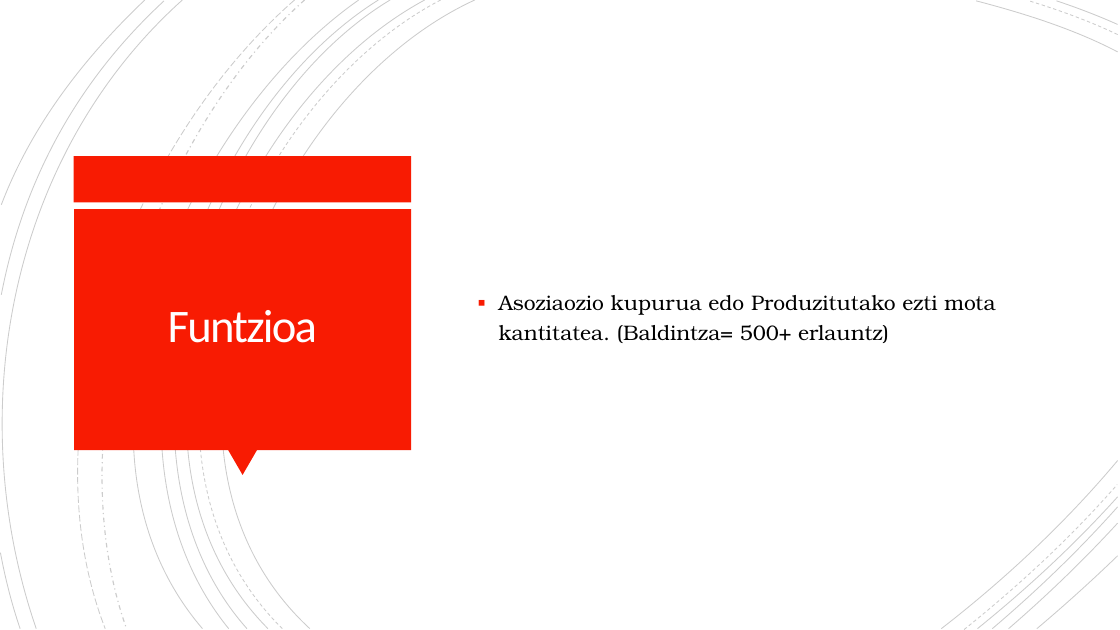
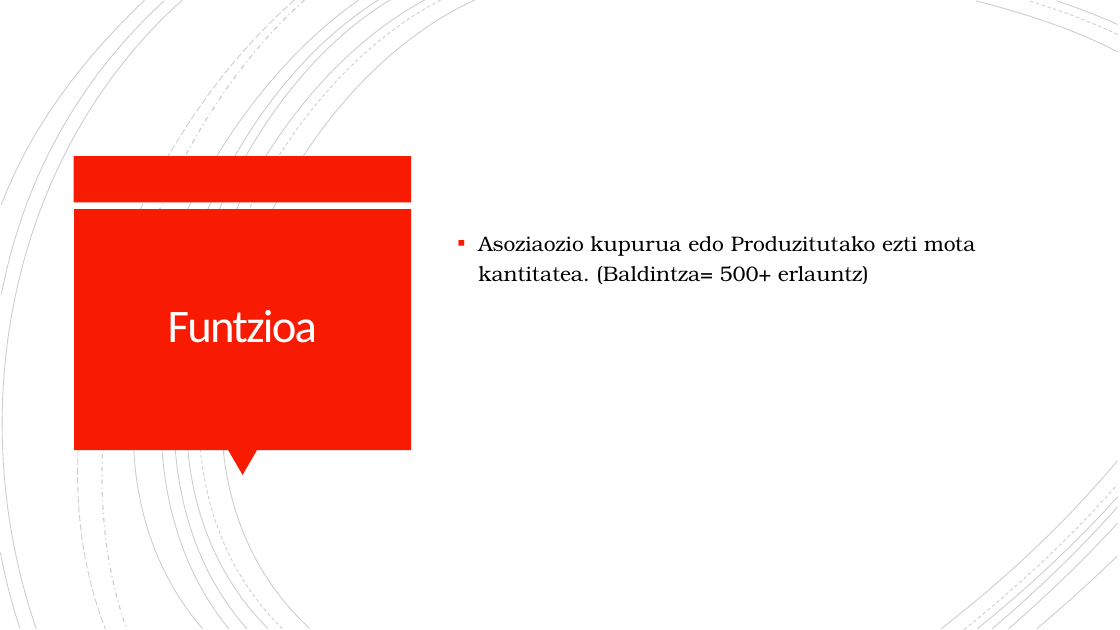
Before and after one commit to OceansForce/Erronka_5_Taldea, a slide deck: slide 9 of Aurkezpena/Aurkezpena_5.taldea_2.sprint.pptx (slide 7 before the commit). Drawn at 1120x630 pixels with LibreOffice and Linux fonts; fonts in the diff are those of the drawing. Boxes give left, top, right and bottom in pixels: in the first picture for what was removed or moved away, otherwise in the second. Text is boxed around its words. In the diff, an @@ line names an element or a change of style, - is before the commit and + after.

```diff
--- a/Aurkezpena/Aurkezpena_5.taldea_2.sprint.pptx
+++ b/Aurkezpena/Aurkezpena_5.taldea_2.sprint.pptx
@@ text "Asoziaozio kupurua edo Produzitutako ezti ...": place and size @@
-text "Asoziaozio kupurua edo Produzitutako ezti ..." at (499,295,996,343)
+text "Asoziaozio kupurua edo Produzitutako ezti ..." at (478,236,976,284)
```
Also in this commit, not shown: 7 other slides changed, 4 slides added, 1 slide removed.
